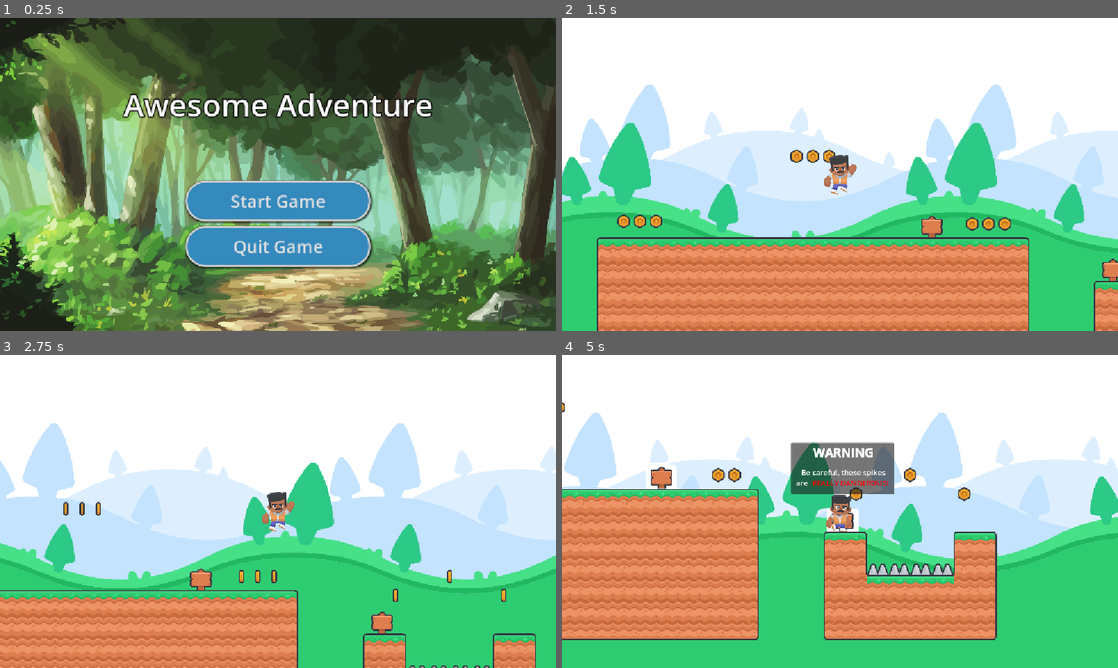
Above: before the commit, frames 1-4 (two rows, left to right).
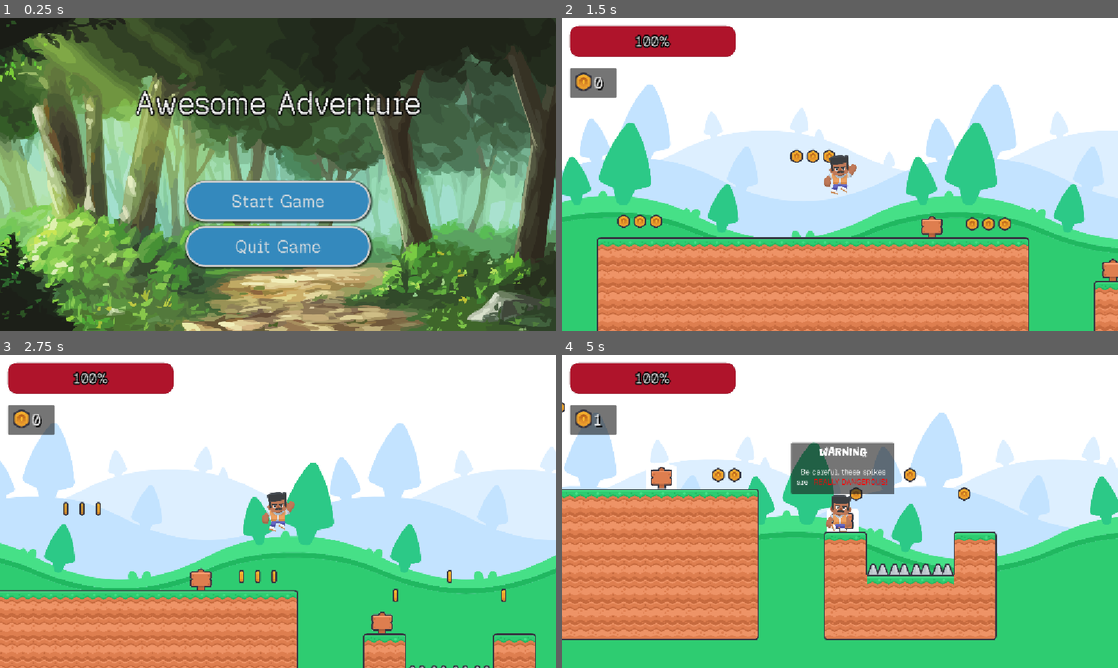
Above: after the commit, the same moments.

Repository: snekolen/ui-project
Game: Godot game, scene res://Scenes/UI Scenes/main_menu.tscn
Same seed, same stepped clock (60 frames per second), same inputs: the game is played once before the commit and once after it.
Inputs:
- Up to frame 1 (0.25 s): no input
- Up to frame 2 (1.5 s): click "Start Game" at 0.5 s; tap Enter (ui_accept) at 1.25 s; hold Right (ui_right) from 1.28 s (still down)
- Up to frame 3 (2.75 s): keep holding Right (ui_right); tap Enter (ui_accept) at 1.52, 2.27 s
- Up to frame 4 (5 s): release Right (ui_right) at 2.78 s; hold Left (ui_left) 2.78-3.53 s; hold Right (ui_right) from 3.53 s (still down); tap Enter (ui_accept) at 3.77, 4.52 s

The runs differ from the first frame. In frame 1, 3.5% of the frame differs, in the area x 22-78%, y 23-76%; in frame 2, 3.8%; in frame 3, 3.8%; in frame 4, 4.4%, in the area x 1-59%, y 2-42%.

Commit message:
Added stats UI

Diff:
--- a/Scenes/Game Scenes/2d_platformer.tscn
+++ b/Scenes/Game Scenes/2d_platformer.tscn
@@ -7,6 +7,7 @@
 [ext_resource type="PackedScene" uid="uid://wr470p5fgxxb" path="res://Scenes/pause_menu.tscn" id="6_cd0lt"]
 [ext_resource type="PackedScene" uid="uid://diervuosq2jhf" path="res://Scenes/Game Scenes/Premade Scenes/2d_platformer_sign.tscn" id="6_rb1w1"]
 [ext_resource type="PackedScene" uid="uid://csgabv8fdusiy" path="res://Scenes/Game Scenes/Premade Scenes/2d_platformer_player.tscn" id="7_rb1w1"]
+[ext_resource type="PackedScene" uid="uid://bot17akbjqcew" path="res://Scenes/UI Scenes/player_hud.tscn" id="8_7s3nb"]
 
 [sub_resource type="Gradient" id="Gradient_t50dg"]
 offsets = PackedFloat32Array(0)
@@ -222,5 +223,7 @@
 
 [node name="PauseMenu" parent="." unique_id=711049307 instance=ExtResource("6_cd0lt")]
 
+[node name="PlayerHUD" parent="." unique_id=2025355514 instance=ExtResource("8_7s3nb")]
+
 [editable path="Sign"]
 [editable path="Sign2"]
--- a/Scenes/Game Scenes/Premade Scenes/2d_platformer_coin.tscn
+++ b/Scenes/Game Scenes/Premade Scenes/2d_platformer_coin.tscn
@@ -41,6 +41,7 @@
 
 [node name="Coin" type="Area2D" unique_id=194657789]
 script = SubResource("GDScript_11ey7")
+value = 1
 
 [node name="AnimatedSprite2D" type="AnimatedSprite2D" parent="." unique_id=1493393306]
 sprite_frames = SubResource("SpriteFrames_ug4ny")
--- a/Scenes/Game Scenes/Premade Scenes/2d_platformer_player.tscn
+++ b/Scenes/Game Scenes/Premade Scenes/2d_platformer_player.tscn
@@ -107,7 +107,7 @@
 radius = 23.0
 height = 86.0
 
-[node name="Player" type="CharacterBody2D" unique_id=1118249136]
+[node name="Player" type="CharacterBody2D" unique_id=1118249136 groups=["player"]]
 script = ExtResource("1_dwtay")
 
 [node name="Camera2D" type="Camera2D" parent="." unique_id=897327872]
--- a/Scenes/Game Scenes/Premade Scenes/2d_platformer_sign.tscn
+++ b/Scenes/Game Scenes/Premade Scenes/2d_platformer_sign.tscn
@@ -3,6 +3,7 @@
 [ext_resource type="Script" uid="uid://coxrkki62gcmn" path="res://Scenes/Game Scenes/Premade Scripts/2d_platformer_sign.gd" id="1_lgsb0"]
 [ext_resource type="Texture2D" uid="uid://c5lomjbx54f0j" path="res://Assets/Game Art/2DPlatformerTilemap.png" id="1_v6yge"]
 [ext_resource type="Shader" uid="uid://dqqywweh6nxei" path="res://Scenes/Game Scenes/Premade Scripts/canvasgroup_outline.gdshader" id="1_xvye8"]
+[ext_resource type="FontFile" uid="uid://bov2gwfw8im00" path="res://Fonts/FreckleFace-Regular.ttf" id="4_7uchp"]
 
 [sub_resource type="RectangleShape2D" id="RectangleShape2D_6j1cq"]
 size = Vector2(64, 64)
@@ -53,6 +54,8 @@
 
 [node name="TitleLabel" type="RichTextLabel" parent="Panel/MarginContainer/VBoxContainer" unique_id=1892217615]
 layout_mode = 2
+theme_override_fonts/normal_font = ExtResource("4_7uchp")
+theme_override_fonts/bold_font = ExtResource("4_7uchp")
 theme_override_font_sizes/normal_font_size = 42
 text = "Title"
 fit_content = true
--- a/Scenes/Game Scenes/Premade Scripts/2d_platformer_player.gd
+++ b/Scenes/Game Scenes/Premade Scripts/2d_platformer_player.gd
@@ -12,6 +12,7 @@
 var coins: int = 0 :
 	set(value):
 		coins = value
+		print(coins)
 		coin_collected.emit(coins)
 
 var hp: int :
--- /dev/null
+++ b/Scenes/UI Scenes/player_hud.gd
@@ -0,0 +1,15 @@
+extends CanvasLayer
+
+@onready var player: Player = get_tree().get_first_node_in_group("player")
+
+func _ready() -> void:
+	%CoinCounterLabel.text = "0"
+	%PlayerHPBar.value = player.hp
+	player.coin_collected.connect(_on_coin_collected)
+	player.hp_changed.connect(_on_hp_changed)
+
+func _on_coin_collected(current_coins: int):
+	%CoinCounterLabel.text = str(current_coins)
+
+func _on_hp_changed(current_hp: int):
+	%PlayerHPBar.value = current_hp
--- /dev/null
+++ b/Scenes/UI Scenes/player_hud.tscn
@@ -0,0 +1,87 @@
+[gd_scene format=3 uid="uid://bot17akbjqcew"]
+
+[ext_resource type="Script" uid="uid://dp3csb0svo2oj" path="res://Scenes/UI Scenes/player_hud.gd" id="1_kc7p7"]
+[ext_resource type="Texture2D" uid="uid://c5lomjbx54f0j" path="res://Assets/Game Art/2DPlatformerTilemap.png" id="1_lk7ri"]
+
+[sub_resource type="AtlasTexture" id="AtlasTexture_kc7p7"]
+atlas = ExtResource("1_lk7ri")
+region = Rect2(13, 142, 36, 40)
+
+[sub_resource type="LabelSettings" id="LabelSettings_lk7ri"]
+font_size = 32
+shadow_color = Color(0, 0, 0, 1)
+shadow_offset = Vector2(3, 3)
+
+[sub_resource type="StyleBoxFlat" id="StyleBoxFlat_kc7p7"]
+bg_color = Color(0.09803922, 0.09803922, 0.09803922, 0.7882353)
+corner_radius_top_left = 20
+corner_radius_top_right = 20
+corner_radius_bottom_right = 20
+corner_radius_bottom_left = 20
+corner_detail = 10
+
+[sub_resource type="StyleBoxFlat" id="StyleBoxFlat_ski6h"]
+content_margin_left = 2.0
+content_margin_top = 2.0
+content_margin_right = 2.0
+content_margin_bottom = 2.0
+bg_color = Color(0.6856489, 0.07858392, 0.16886583, 1)
+corner_radius_top_left = 20
+corner_radius_top_right = 20
+corner_radius_bottom_right = 20
+corner_radius_bottom_left = 20
+corner_detail = 10
+
+[node name="PlayerHUD" type="CanvasLayer" unique_id=2025355514]
+script = ExtResource("1_kc7p7")
+
+[node name="Control" type="Control" parent="." unique_id=648799467]
+layout_mode = 3
+anchors_preset = 15
+anchor_right = 1.0
+anchor_bottom = 1.0
+grow_horizontal = 2
+grow_vertical = 2
+mouse_filter = 2
+
+[node name="PanelContainer" type="PanelContainer" parent="Control" unique_id=1348479653]
+layout_mode = 0
+offset_left = 16.0
+offset_top = 104.0
+offset_right = 113.0
+offset_bottom = 165.0
+
+[node name="MarginContainer" type="MarginContainer" parent="Control/PanelContainer" unique_id=262940630]
+layout_mode = 2
+theme_override_constants/margin_left = 10
+theme_override_constants/margin_top = 8
+theme_override_constants/margin_right = 10
+theme_override_constants/margin_bottom = 8
+
+[node name="HBoxContainer" type="HBoxContainer" parent="Control/PanelContainer/MarginContainer" unique_id=286273353]
+layout_mode = 2
+
+[node name="CoinTextureRect" type="TextureRect" parent="Control/PanelContainer/MarginContainer/HBoxContainer" unique_id=1144363835]
+layout_mode = 2
+texture = SubResource("AtlasTexture_kc7p7")
+stretch_mode = 2
+
+[node name="CoinCounterLabel" type="Label" parent="Control/PanelContainer/MarginContainer/HBoxContainer" unique_id=953945544]
+unique_name_in_owner = true
+layout_mode = 2
+text = "10"
+label_settings = SubResource("LabelSettings_lk7ri")
+
+[node name="PlayerHPBar" type="ProgressBar" parent="Control" unique_id=389855895]
+unique_name_in_owner = true
+layout_mode = 0
+offset_left = 16.0
+offset_top = 16.0
+offset_right = 360.0
+offset_bottom = 80.0
+theme_override_constants/outline_size = 10
+theme_override_font_sizes/font_size = 30
+theme_override_styles/background = SubResource("StyleBoxFlat_kc7p7")
+theme_override_styles/fill = SubResource("StyleBoxFlat_ski6h")
+step = 1.0
+value = 40.0
--- a/project.godot
+++ b/project.godot
@@ -30,9 +30,14 @@
 
 folder_colors={
 "res://Assets/": "green",
+"res://Fonts/": "yellow",
 "res://Scenes/": "blue",
 "res://StyleBoxes/": "pink"
 }
+
+[gui]
+
+theme/custom_font="uid://bwxsf5e5urayp"
 
 [input]
 
Binary file added: Fonts/FreckleFace-Regular.ttf
Not shown, added: Fonts/FreckleFace-Regular.ttf.import
Binary file added: Fonts/GeistPixel-Regular-VariableFont_ELSH.ttf
Not shown, added: Fonts/GeistPixel-Regular-VariableFont_ELSH.ttf.import
Not shown, added: Scenes/UI Scenes/player_hud.gd.uid
